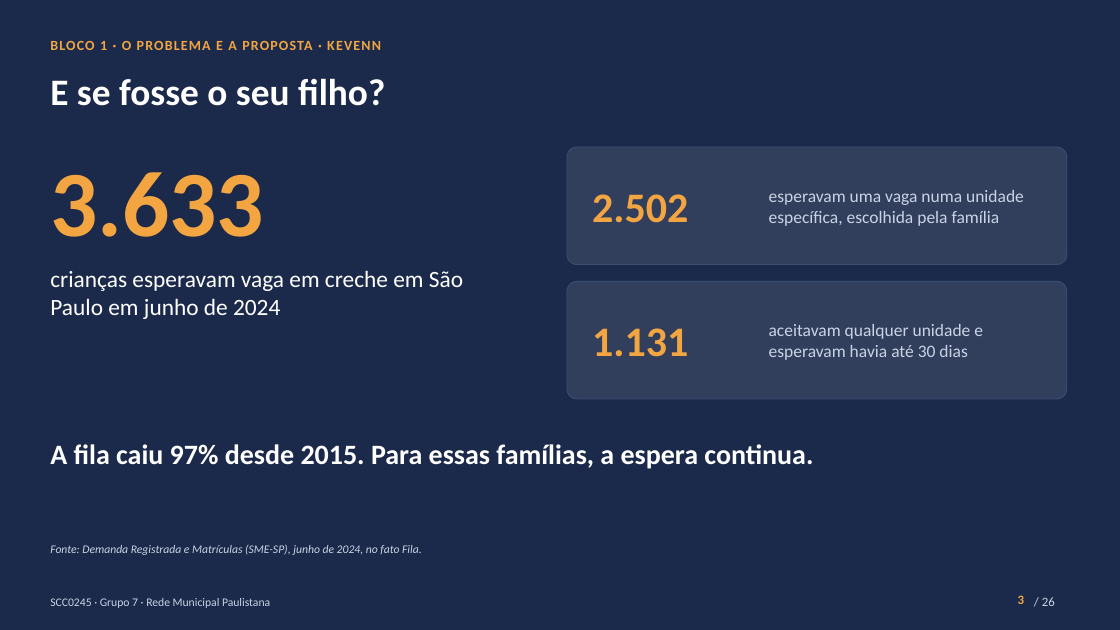
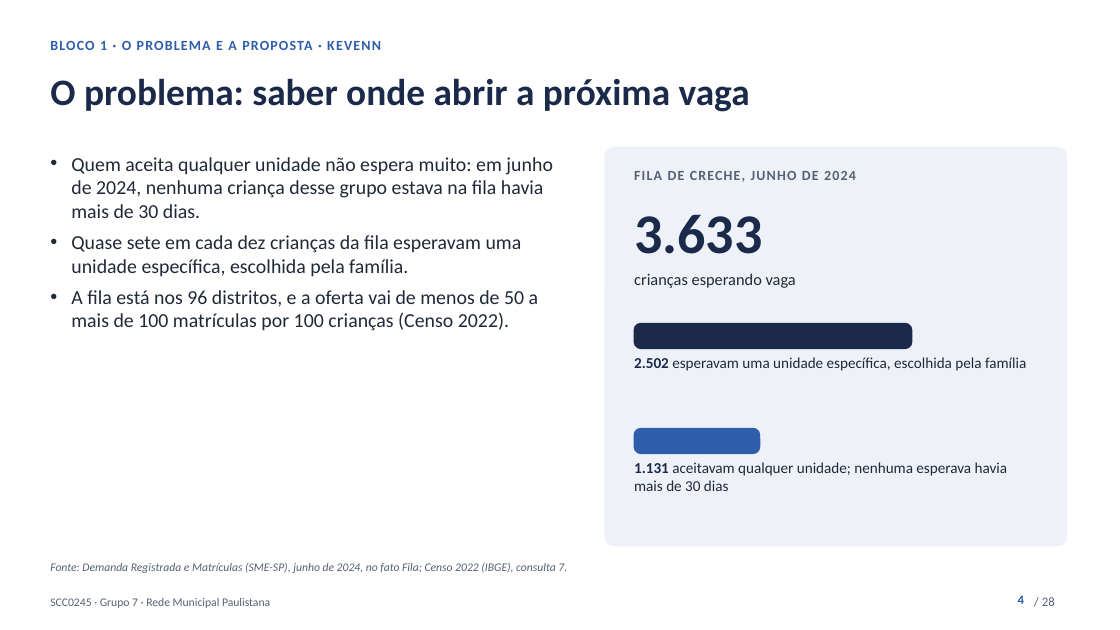
Before and after one commit to kevennlaranjeira/OLAP2026, a slide deck: slide 4 of docs/apresentacao/apresentacao-projeto1.pptx (slide 3 before the commit). Drawn at 1120x630 pixels with LibreOffice and Linux fonts; fonts in the diff are those of the drawing. Boxes give left, top, right and bottom in pixels: in the first picture for what was removed or moved away, otherwise in the second. Text is boxed around its words. In the diff, an @@ line names an element or a change of style, - is before the commit and + after.

Commit message:
docs(apresentacao): abertura sem persona, com a queda da fila e o que a proposta melhora (#16)
A história da Ana sai da apresentação. O bloco 1 agora segue uma linha:
- a fila de creche caiu 97% de 2015 a 2024, mas 3.633 crianças ainda esperavam;
- um slide escuro pergunta à plateia "e se fosse o seu filho?" (a criança fora da creche, o trabalho, a casa);
- o problema é onde abrir vaga: 2.502 das 3.633 esperavam uma unidade específica, e quem aceita qualquer unidade não esperava mais de 30 dias.

Dois slides novos mostram como a proposta ajuda a fila a cair mais. "Hoje, os dados se repetem e não conversam" traz quatro casos reais da nossa carga: 38.869 matrículas de creche que pareciam ativas em 2022, 193 códigos para 4.011 escolas em 2024, totais da fila que não fecham e zero que não é zero. "Consultas mais confiáveis e mais rápidas" traz o que medimos: 0,42 s para as oito consultas, 3,5 min de carga, 14 verificações e menos de 1% de diferença entre as bases.

O bloco 4 troca o fim da Ana por um exemplo (Grajaú e Tremembé) e pela volta à pergunta do começo. O bloco 1 fica com 7 minutos e os outros com 5. Os docs registram o tempo das consultas e a nova divisão. pptx, HTML e PDF vão para 28 slides.

```diff
--- a/docs/apresentacao/apresentacao-projeto1.pptx
+++ b/docs/apresentacao/apresentacao-projeto1.pptx
@@ background #1B2A4A to #FFFFFF @@
@@ text "BLOCO 1 · O PROBLEMA ..." at [50, 41, 381, 50]: text colour #F2A541 to #2E5EAA @@
@@ text at [50, 78, 750, 112]: text changed; text colour #FFFFFF to #1B2A4A @@
-E se fosse o seu filho?
+O problema: saber onde abrir a próxima vaga
@@ rounded rectangle removed at [567, 147, 1067, 265] @@
@@ rounded rectangle: place and size @@
-rounded rectangle at [567, 281, 1067, 399]
+rounded rectangle at [605, 147, 1067, 546]
@@ rounded rectangle at [605, 147, 1067, 546]: fill #FFFFFF at 10% opacity to #EEF2F8; outline #3A4D73 0.75 pt to #EEF2F8 0.75 pt; proportions changed @@
@@ text added at [71, 157, 553, 331], 17 pt, text #1F2937 @@
+• Quem aceita qualquer unidade não espera muito: em junho de 2024, nenhuma criança desse grupo estava na fila havia mais de 30 dias.
+• Quase sete em cada dez crianças da fila esperavam uma unidade específica, escolhida pela família.
+• A fila está nos 96 distritos, e a oferta vai de menos de 50 a mais de 100 matrículas por 100 crianças (Censo 2022).
@@ text added at [634, 171, 856, 182], 12 pt, text #566175, bold @@
+FILA DE CRECHE, JUNHO DE 2024
@@ text removed at [592, 194, 688, 223] @@
-2.502
@@ text "3.633": place and size @@
-text "3.633" at [50, 172, 264, 237]
+text "3.633" at [634, 214, 762, 254]
@@ text "3.633" at [634, 214, 762, 254]: size 80 to 48 pt, text colour #F2A541 to #1B2A4A @@
@@ text removed at [50, 270, 463, 319] @@
-crianças esperavam vaga em creche em São Paulo em junho de 2024
@@ text added at [634, 273, 796, 288], 14 pt, text #1F2937 @@
+crianças esperando vaga
@@ text removed at [592, 328, 688, 357] @@
-1.131
@@ rounded rectangle added at [634, 323, 912, 349], fill #1B2A4A, outline #1B2A4A 1 pt @@
@@ text removed at [769, 324, 983, 360] @@
-aceitavam qualquer unidade e esperavam havia até 30 dias
@@ text at [634, 357, 1026, 371]: text changed; size 15 to 13 pt; text colour #C9D3E6 to #1F2937 @@
-esperavam uma vaga numa unidade específica, escolhida pela família
+2.502 esperavam uma unidade específica, escolhida pela família
@@ text "2.502 esperavam uma unidade específica, ..." at [634, 357, 1026, 371]: vertical alignment middle to top @@
@@ text removed at [50, 444, 813, 469] @@
-A fila caiu 97% desde 2015. Para essas famílias, a espera continua.
@@ rounded rectangle added at [634, 429, 760, 454], fill #2E5EAA, outline #2E5EAA 1 pt @@
@@ text added at [634, 462, 1008, 491], 13 pt, text #1F2937 @@
+1.131 aceitavam qualquer unidade; nenhuma esperava havia mais de 30 dias
@@ text at [50, 562, 567, 573]: text changed; text colour #C9D3E6 to #566175 @@
-Fonte: Demanda Registrada e Matrículas (SME-SP), junho de 2024, no fato Fila.
+Fonte: Demanda Registrada e Matrículas (SME-SP), junho de 2024, no fato Fila; Censo 2022 (IBGE), consulta 7.
@@ text "SCC0245 · Grupo 7 · ..." at [50, 598, 270, 608]: text colour #C9D3E6 to #566175 @@
@@ page number at [1018, 595, 1024, 604]: text changed; text colour #F2A541 to #2E5EAA @@
-3
+4
@@ text at [1042, 597, 1055, 606]: text changed; text colour #C9D3E6 to #566175 @@
-/ 26
+/ 28
```
Also in this commit, not shown: 23 other slides changed, 3 slides added, 1 slide removed, 9 other files.
